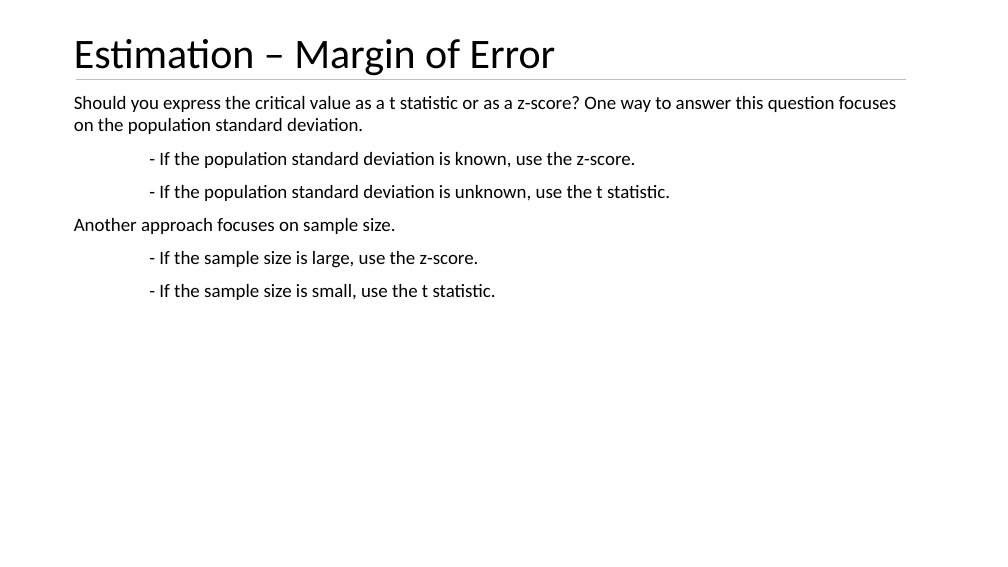
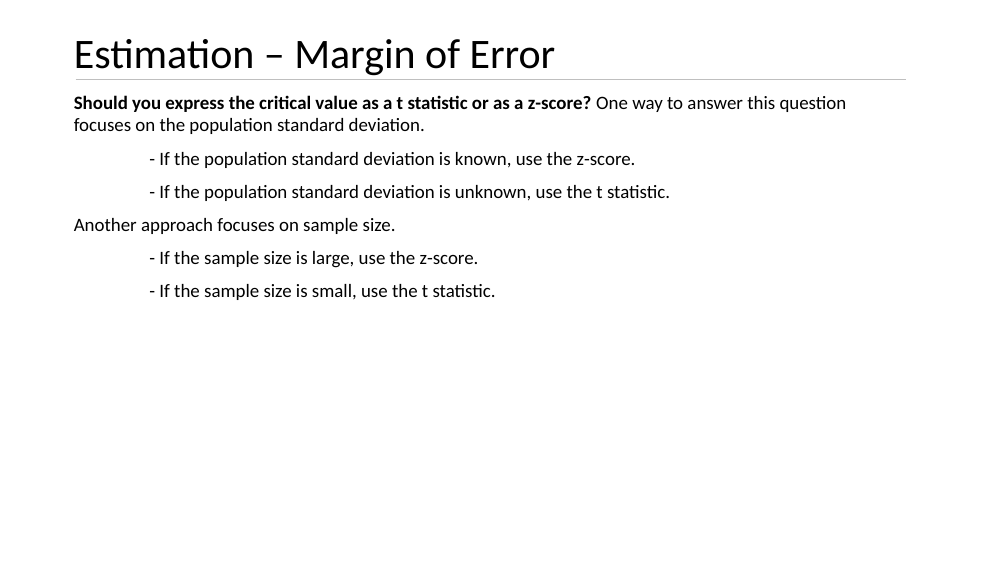
Before and after one commit to kushkul/Intro-to-Analytics, a slide deck: slide 42 of Statistics/Lesson 7 Inferential Statistics.pptx. Drawn at 1008x567 pixels with LibreOffice and Linux fonts; fonts in the diff are those of the drawing. Boxes give left, top, right and bottom in pixels: in the first picture for what was removed or moved away, otherwise in the second. Text is boxed around its words. In the diff, an @@ line names an element or a change of style, - is before the commit and + after.

```diff
--- a/Statistics/Lesson 7 Inferential Statistics.pptx
+++ b/Statistics/Lesson 7 Inferential Statistics.pptx
@@ text at (x1=74, y1=95, x2=847, y2=134): bold on in "Should you express the critical value as ..." @@
```
Also in this commit, not shown: 2 other slides changed, 9 slides added, 1 slide removed.
